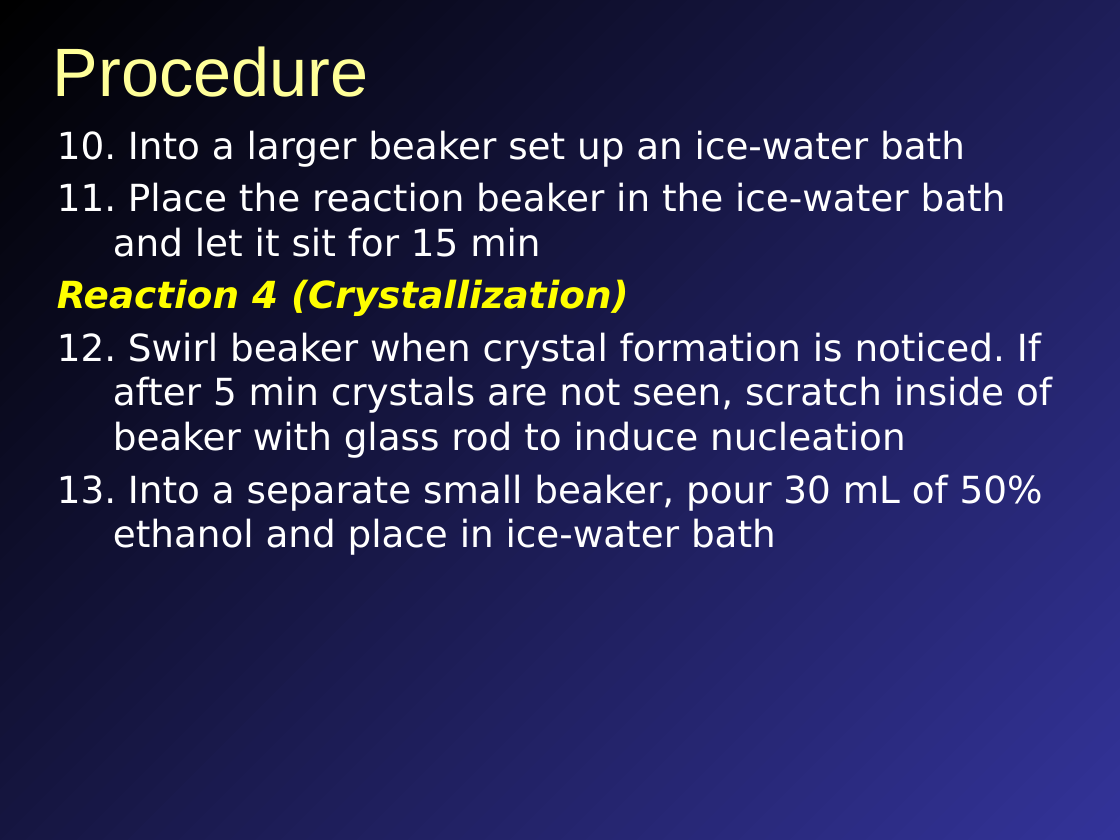
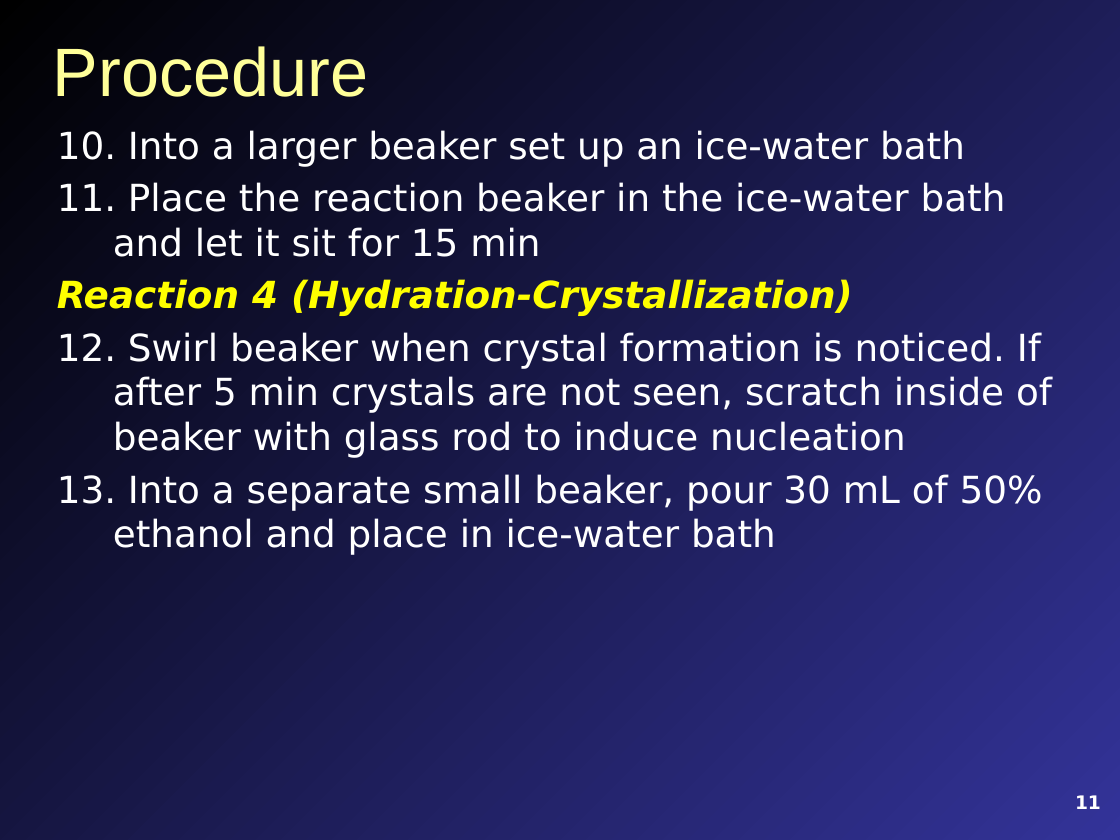
Before and after one commit to mavigozler/mavigozler.github.io, a slide deck: slide 11 of Teaching/Chemistry/Labs/FCC Chem 3A Expt 11a Synthesis of Alum.pptx (slide 9 before the commit). Drawn at 1120x840 pixels with LibreOffice and Linux fonts; fonts in the diff are those of the drawing. Boxes give left, top, right and bottom in pixels: in the first picture for what was removed or moved away, otherwise in the second. Text is boxed around its words. In the diff, an @@ line names an element or a change of style, - is before the commit and + after.

```diff
--- a/Teaching/Chemistry/Labs/FCC Chem 3A Expt 11a Synthesis of Alum.pptx
+++ b/Teaching/Chemistry/Labs/FCC Chem 3A Expt 11a Synthesis of Alum.pptx
@@ text at [57,279,853,316]: text changed @@
-Reaction 4 (Crystallization)
+Reaction 4 (Hydration-Crystallization)
@@ page number added at [1075,795,1101,809], 12 pt, text #FFFFFF, bold @@
+11
```
Also in this commit, not shown: 13 other slides changed, 2 slides added, 1 slide removed, 26 other files.
